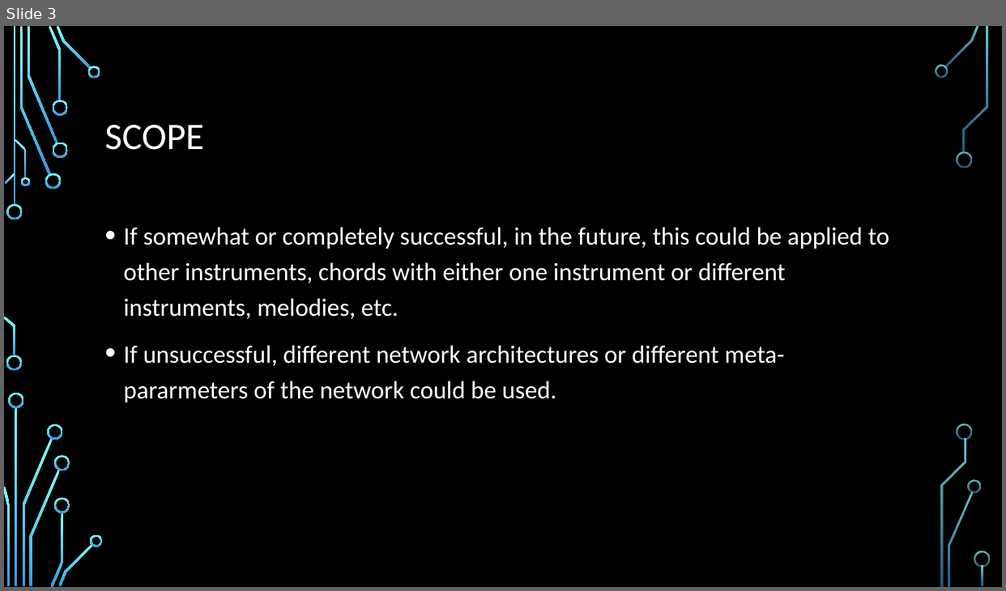
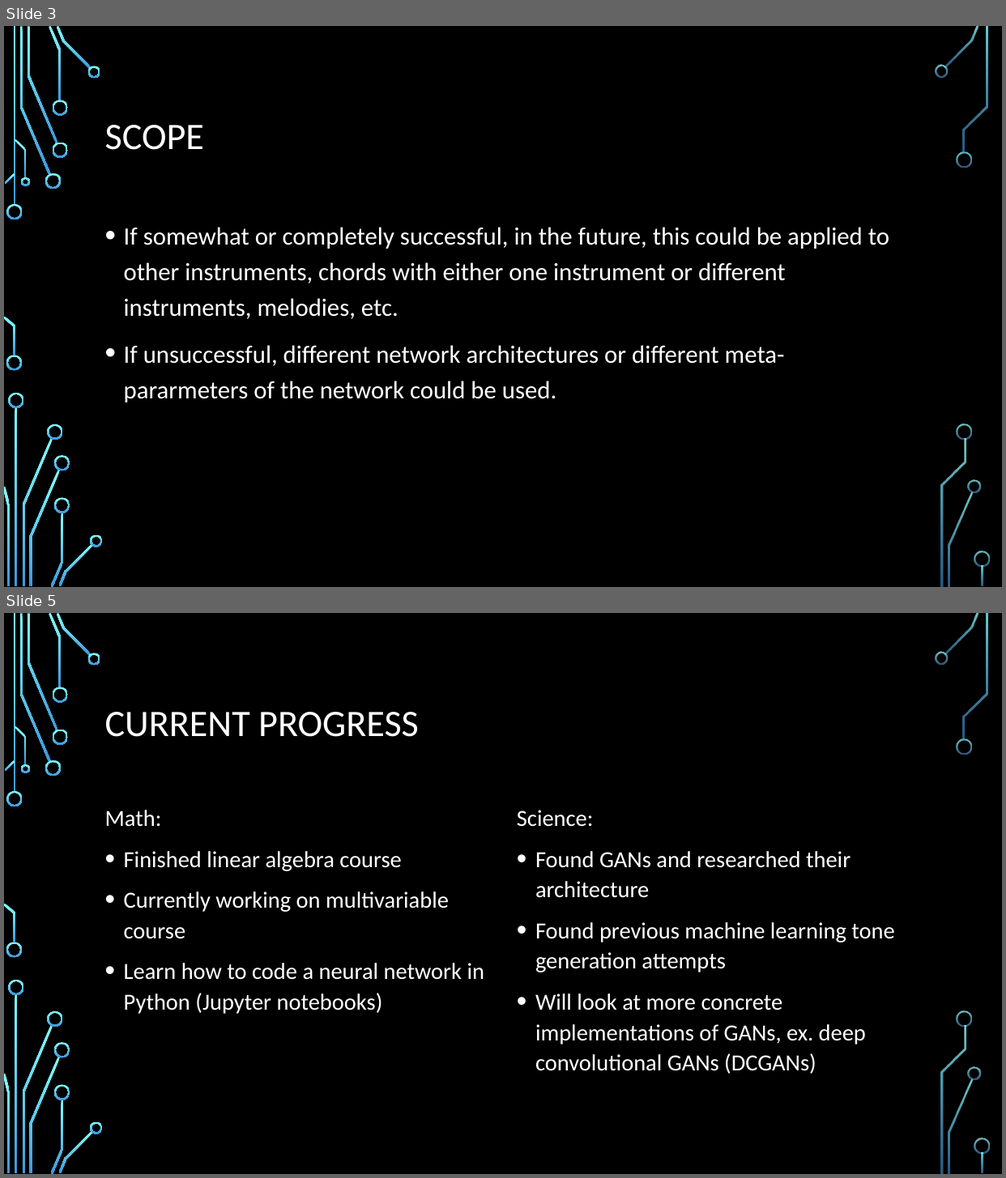
Before and after one commit to tinzh/machine-learning-tone-generation, a slide deck: firstPresentationWithDigitalFlowchart.pptx. Shown one above the other, each under a label of ours: slide 3 before the commit, slides 3 and 5 after it; the slides between them are not shown. The pictures are 1006x591 and 1006x1178 pixels, drawn with LibreOffice and Linux fonts; fonts in the diff are those of the drawing; background and template pictures are left out. Boxes give left, top, right and bottom in pixels: in the first picture for what was removed or moved away, otherwise in the second. Text is boxed around its words. In the diff, an @@ line names an element or a change of style, - is before the commit and + after.

```diff
--- a/firstPresentationWithDigitalFlowchart.pptx
+++ b/firstPresentationWithDigitalFlowchart.pptx
@@ slide 5 added at <box>4,613,1002,1174</box>, background picture (left out); not listed: 36 template elements that a slide beside it also shows @@
@@ title added at <box>105,712,419,737</box>, 36 pt, text #FFFFFF @@
+CURRENT PROGRESS
@@ text added at <box>105,810,484,1014</box>, 22.2 pt, text #FFFFFF @@
+Math:
+• Finished linear algebra course
+• Currently working on multivariable course
+• Learn how to code a neural network in Python (Jupyter notebooks)
@@ text added at <box>517,810,894,1074</box>, 22.2 pt, text #FFFFFF @@
+Science:
+• Found GANs and researched their architecture
+• Found previous machine learning tone generation attempts
+• Will look at more concrete implementations of GANs, ex. deep convolutional GANs (DCGANs)
```
Also in this commit, not shown: 3 slides changed, 1 other slide added, 2 slides removed, 2 other files.
